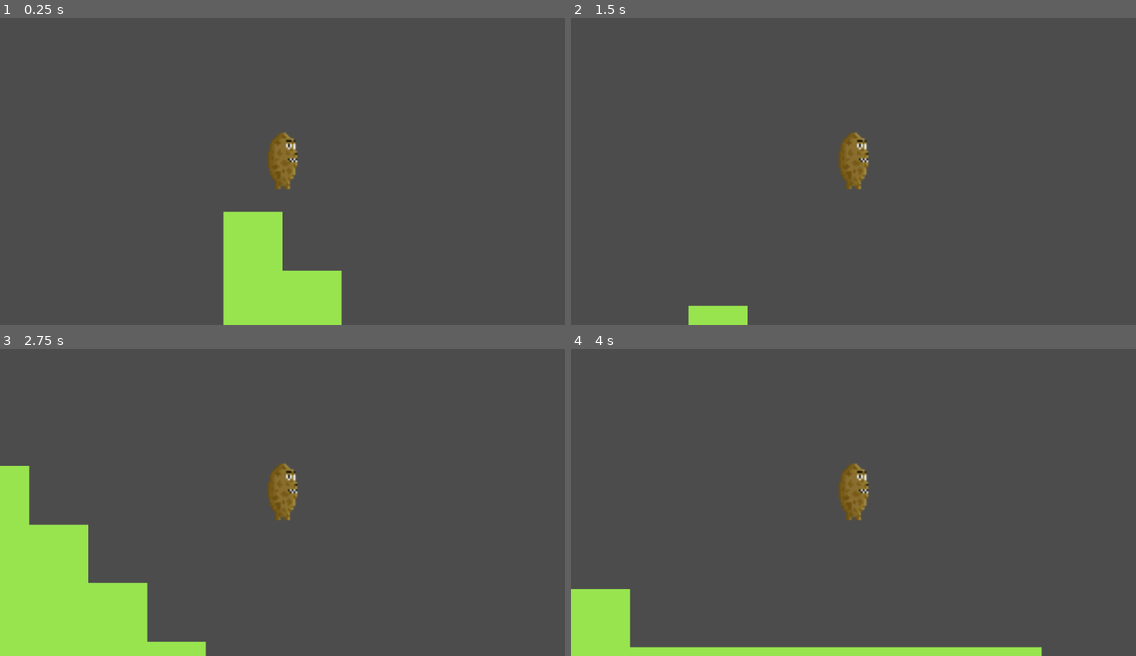
Above: before the commit, frames 1-4 (two rows, left to right).
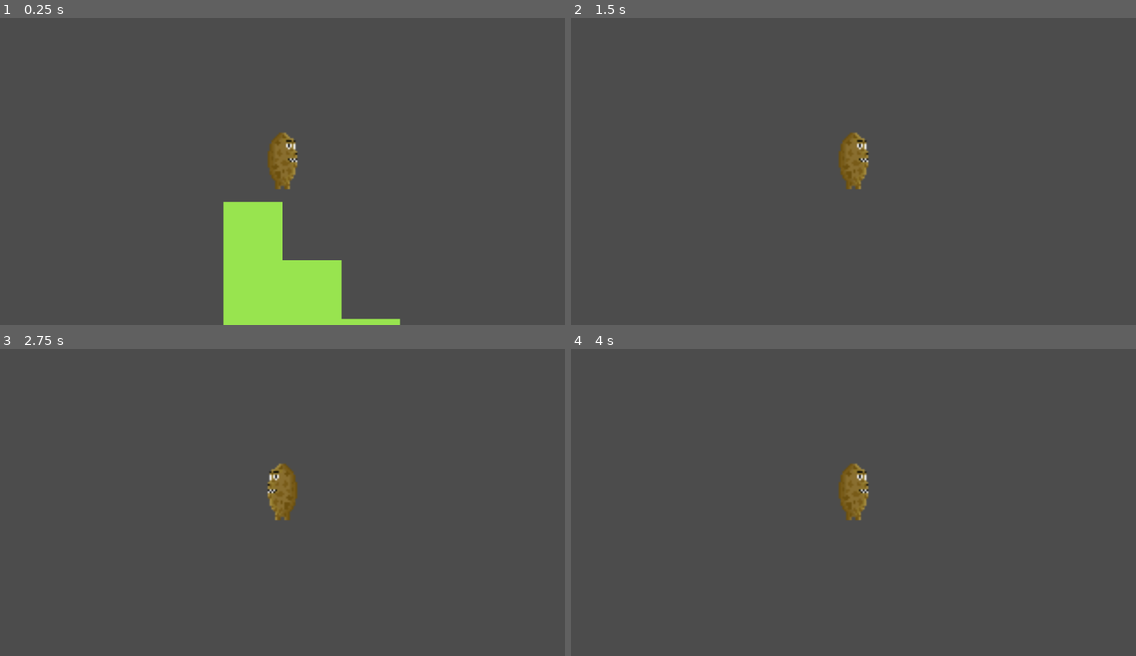
Above: after the commit, the same moments.

Repository: Scary-Terrance/Voodoo
Game: Godot game, scene res://scenes/Player.tscn
Two runs of this game, one before a commit and one after it. Both use one fixed random seed, a clock stepped at 60 frames per second and the inputs below.
Inputs:
- Up to frame 1 (0.25 s): no input
- Up to frame 2 (1.5 s): hold W (jump) 0.53-1.28 s; hold D (right) from 0.53 s (still down); tap W (jump) at 1.35 s
- Up to frame 3 (2.75 s): tap W (jump) at 1.52, 1.82 s; release D (right) at 2.03 s; hold A (left) from 2.03 s (still down); hold W (jump) from 2.03 s (still down)
- Up to frame 4 (4 s): release A (left) at 2.78 s; release W (jump) at 2.78 s; hold D (right) from 2.78 s (still down); tap W (jump) at 2.85, 3.02, 3.32 s; hold W (jump) from 3.53 s (still down)

The runs differ from the first frame. In frame 1, 0.9% of the frame differs, in the area x 39-71%, y 59-100%; in frame 2, 0.7%; in frame 3, 11%, in the area x 0-53%, y 37-100%; in frame 4, 4.5%.

Commit message:
Fixed state machine for run and player input for left / right movement

Diff:
--- a/src/Player.gd
+++ b/src/Player.gd
@@ -3,9 +3,9 @@
 onready var animation_player = $Player_AnimationPlayer
 
 # Exports for editor
-export var gravity = 128
-export var max_jump = -128
-export var move_speed = 64
+export var gravity = 320
+export var max_jump = -224
+export var move_speed = 96
 
 # Constants
 const UP = Vector2(0, -1)
--- a/src/PlayerSM.gd
+++ b/src/PlayerSM.gd
@@ -13,17 +13,25 @@
 		if event.is_action_pressed("jump"):
 			parent.velocity.y = parent.max_jump
 		if event.is_action_pressed("left"):
-			parent.direction = -1
-			if event.is_action_pressed("right"):
-				parent.direction = 0
+			parent.direction += -1
 		elif event.is_action_released("left"):
-			parent.direction = 0
+			parent.direction += 1
 		if event.is_action_pressed("right"):
-			parent.direction = 1
-			if event.is_action_pressed("left"):
-				parent.direction = 0
+			parent.direction += 1
 		elif event.is_action_released("right"):
-			parent.direction = 0
+			parent.direction += -1
+
+	elif [states.fall, states.jump].has(state):
+		if event.is_action_pressed("jump"):
+			parent.velocity.y = parent.max_jump
+		if event.is_action_pressed("left"):
+			parent.direction += -1
+		elif event.is_action_released("left"):
+			parent.direction += 1
+		if event.is_action_pressed("right"):
+			parent.direction += 1
+		elif event.is_action_released("right"):
+			parent.direction += -1
 
 # Handle all logic based on current state
 func _state_logic(delta):
@@ -42,7 +50,13 @@
 			elif parent.velocity.x != 0:
 				return states.run
 		states.run:
-			pass
+			if !parent.is_on_floor():
+				if parent.velocity.y < 0:
+					return states.jump
+				elif parent.velocity.y > 0:
+					return states.fall
+			elif parent.velocity.x == 0:
+				return states.idle
 		states.jump:
 			if parent.is_on_floor():
 				return states.idle
